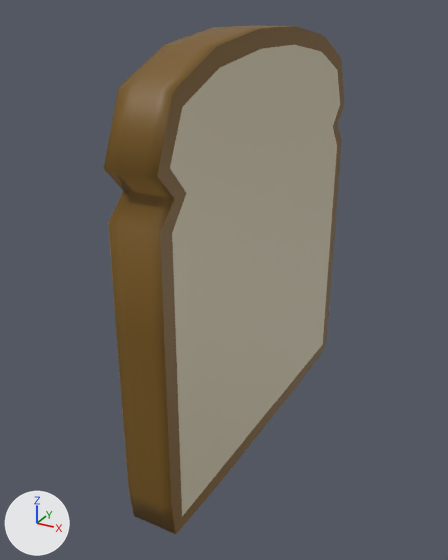
A saved change to the Blender file Assets/Art/Models/bread/bread.blend.
Both versions are drawn from a camera (50 mm lens) standing at (2.19, -4.45, 1.88) and looking at (-0.15, -0.19, -0.24). Arrows for +X, +Y and +Z are at lower left; the lights stay in place. The older version comes first.

Script lines for the objects in view, before the commit:
```python
mat_material = principled_material('Material')
mat_material.texture = img_bread_uv_png
me_plane = bpy.data.meshes.new('Plane')
me_plane.from_pydata(...)  # 192 vertices, 190 faces; spans x -1.6..1.64, y -1.75..1.75, z -0.19..0.2
me_plane.materials.append(mat_material)  # picture img_bread_uv_png
ob_plane = bpy.data.objects.new('Plane', me_plane)
ob_plane.location = (0.0, 0.0, 0.0)
ob_plane.rotation_euler = (1.571, 0.0, 1.571)  # degrees (90, 0, 90)
```
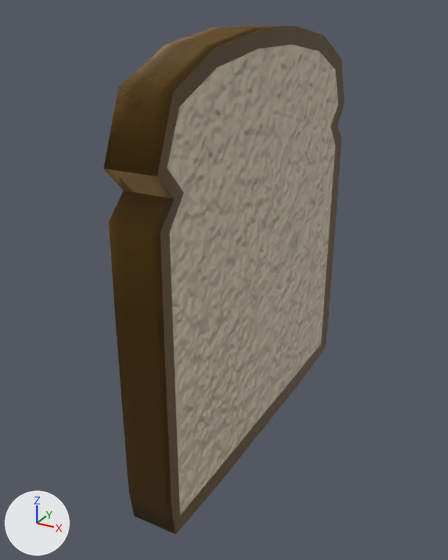
Changed parts and their boxes (x1, y1, x2, y2) in the pictures (448 x 560 px; the box of a moved part takes in the faces that stretch with it):
'Plane', surface changed, rescaled (darker): (104, 26, 344, 534) in both
part 1 of me_plane, moved or reshaped: (157, 26, 344, 534) in both

The change, as a list of edits to the scene's bpy script:
```text
Add img_bread_normals:
    img_bread_normals = load_image('Bread_normals', 'Bread_normals.png', 1024, 1024, 'Non-Color')
Change mat_material:
    add n3 = _N.new('ShaderNodeNormalMap'); n3.name = 'Normal Map'
    add n4 = _N.new('ShaderNodeTexImage'); n4.name = 'Image Texture.001'
    add n4.image = img_bread_normals
    where n1 = _N.new('ShaderNodeBsdfPrincipled'); n1.name = 'Principled BSDF'
    add _L.new(n3.outputs[0], n1.inputs[5])  # 'Normal' to 'Normal'
    add _L.new(n4.outputs[0], n3.inputs[1])  # 'Color' to 'Color'
Change me_plane:
    where me_plane.from_pydata(...)  # 192 vertices, 190 faces; spans x -1.6..1.64, y -1.75..1.75, z -0.19..0.2
    used by ob_plane; location = (0.0, 0.0, 0.0); rotation_euler = (1.571, 0.0, 1.571), in degrees (90, 0, 90)
    me_plane part 1: the whole mesh is scaled about its middle by (1, 1, 0.938)
```
